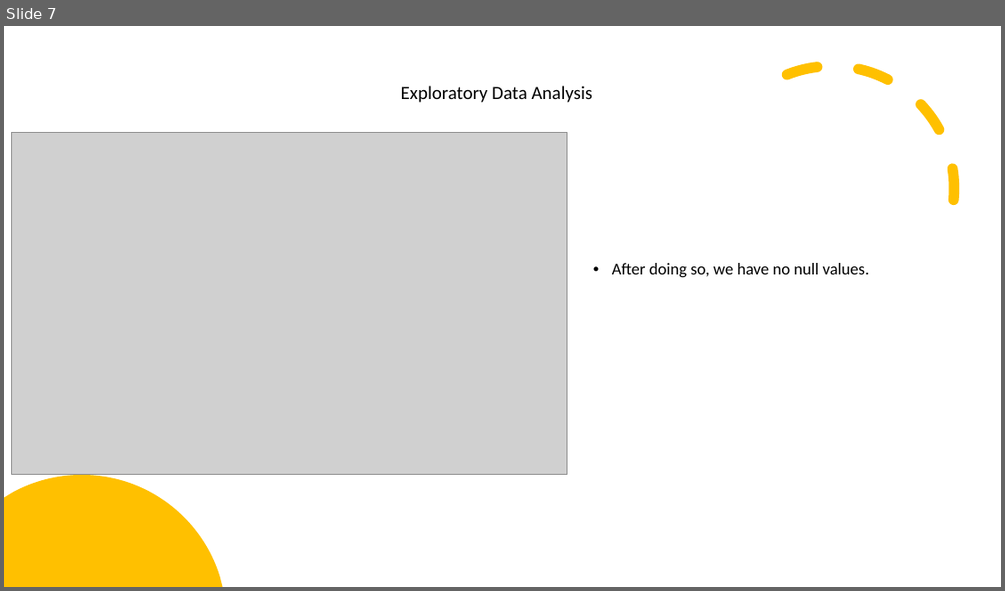
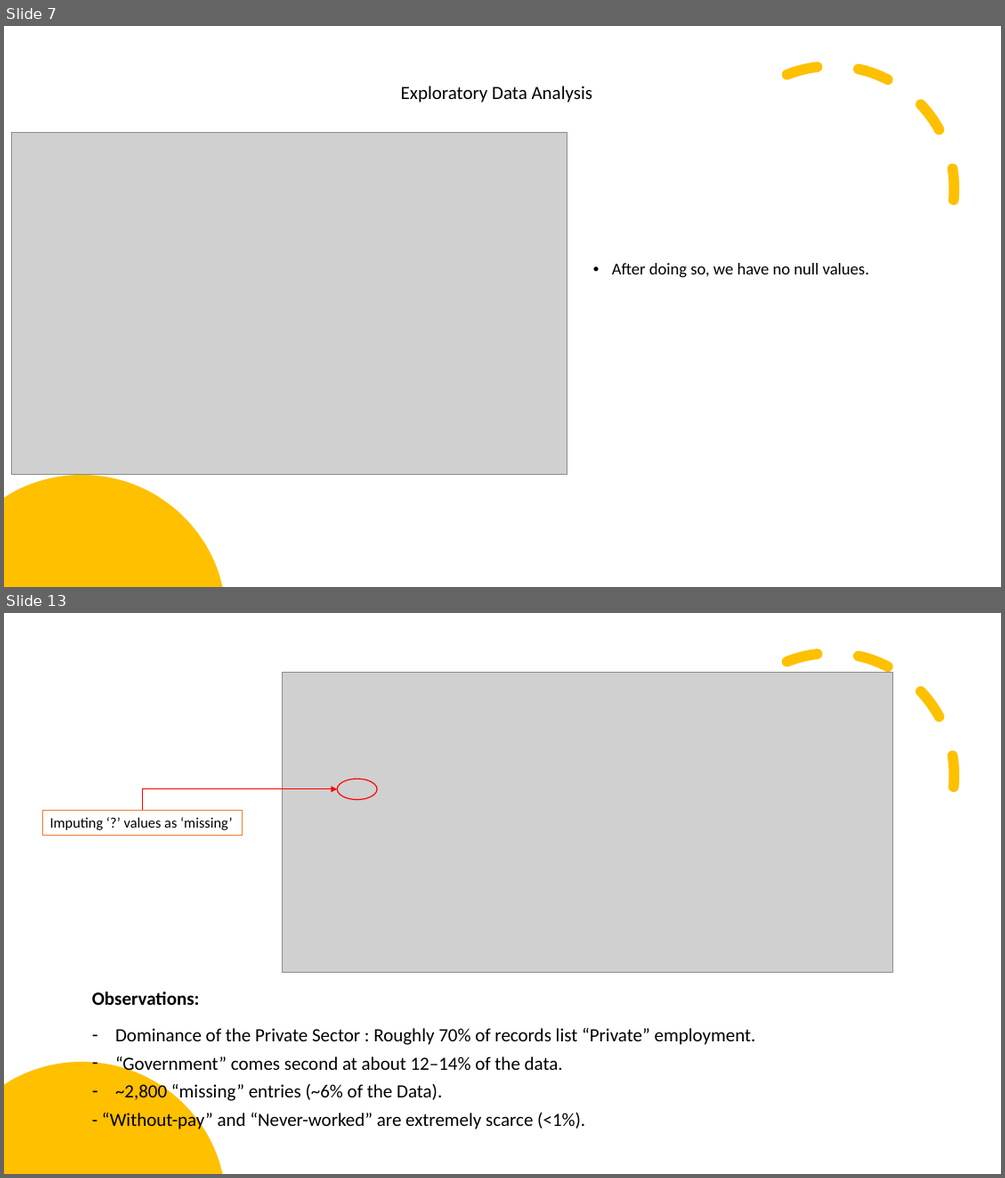
Before and after one commit to ronenhr/2nd_year_project, a slide deck: Presentation1.pptx. Shown one above the other, each under a label of ours: slide 7 before the commit, slides 7 and 13 after it; the slides between them are not shown. The pictures are 1005x591 and 1005x1178 pixels, drawn with LibreOffice and Linux fonts; fonts in the diff are those of the drawing; grey boxes stand for pictures. Boxes give left, top, right and bottom in pixels: in the first picture for what was removed or moved away, otherwise in the second. Text is boxed around its words. In the diff, an @@ line names an element or a change of style, - is before the commit and + after.

```diff
--- a/Presentation1.pptx
+++ b/Presentation1.pptx
@@ slide 13 added at [4,613,1001,1174], background #FFFFFF @@
@@ arc (boxed as its full ellipse) added at [671,614,994,937], outline #FFC000 10 pt dashed @@
@@ picture added at [283,672,893,973] @@
@@ elbow arrow added from (142, 810) to (338, 789), #FF0000 0.5 pt @@
@@ ellipse added at [338,779,377,800], outline #FF0000 1 pt @@
@@ rectangle added at [43,810,243,835], fill #FFFFFF, outline #ED7D31 1 pt, 14 pt, text #000000 @@
+Imputing ‘?’ values as ‘missing’
@@ text added at [92,991,756,1131], 18 pt, text #000000 @@
+Observations:
+– Dominance of the Private Sector : Roughly 70% of records list “Private” employment.
+– “Government” comes second at about 12–14% of the data.
+– ~2,800 “missing” entries (~6% of the Data).
+- “Without-pay” and “Never-worked” are extremely scarce (<1%).
@@ freeform shape added at [4,1062,222,1174], fill #FFC000 @@
```
Also in this commit, not shown: 6 slides changed, 7 other slides added, 2 slides removed.
